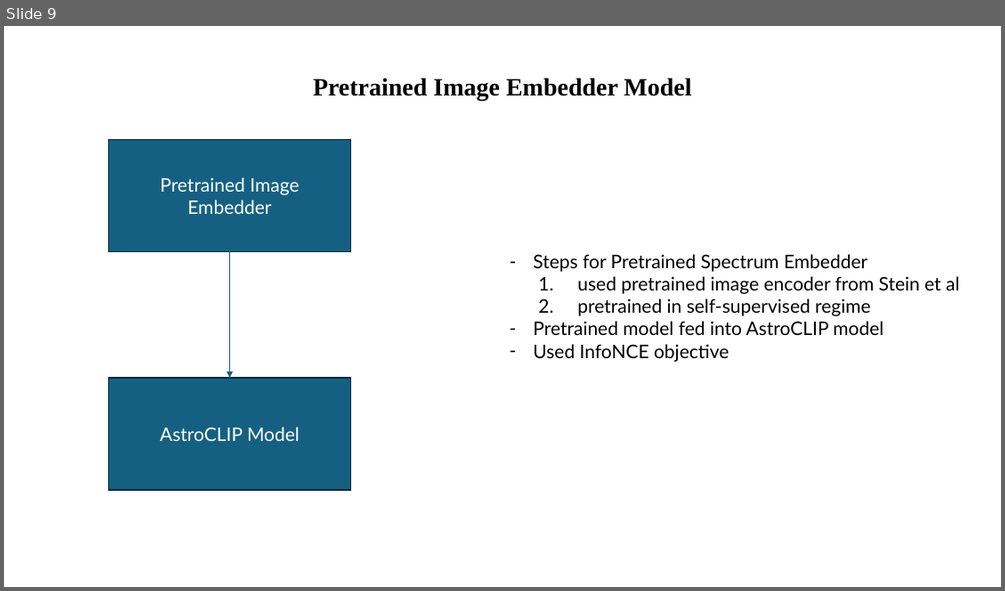
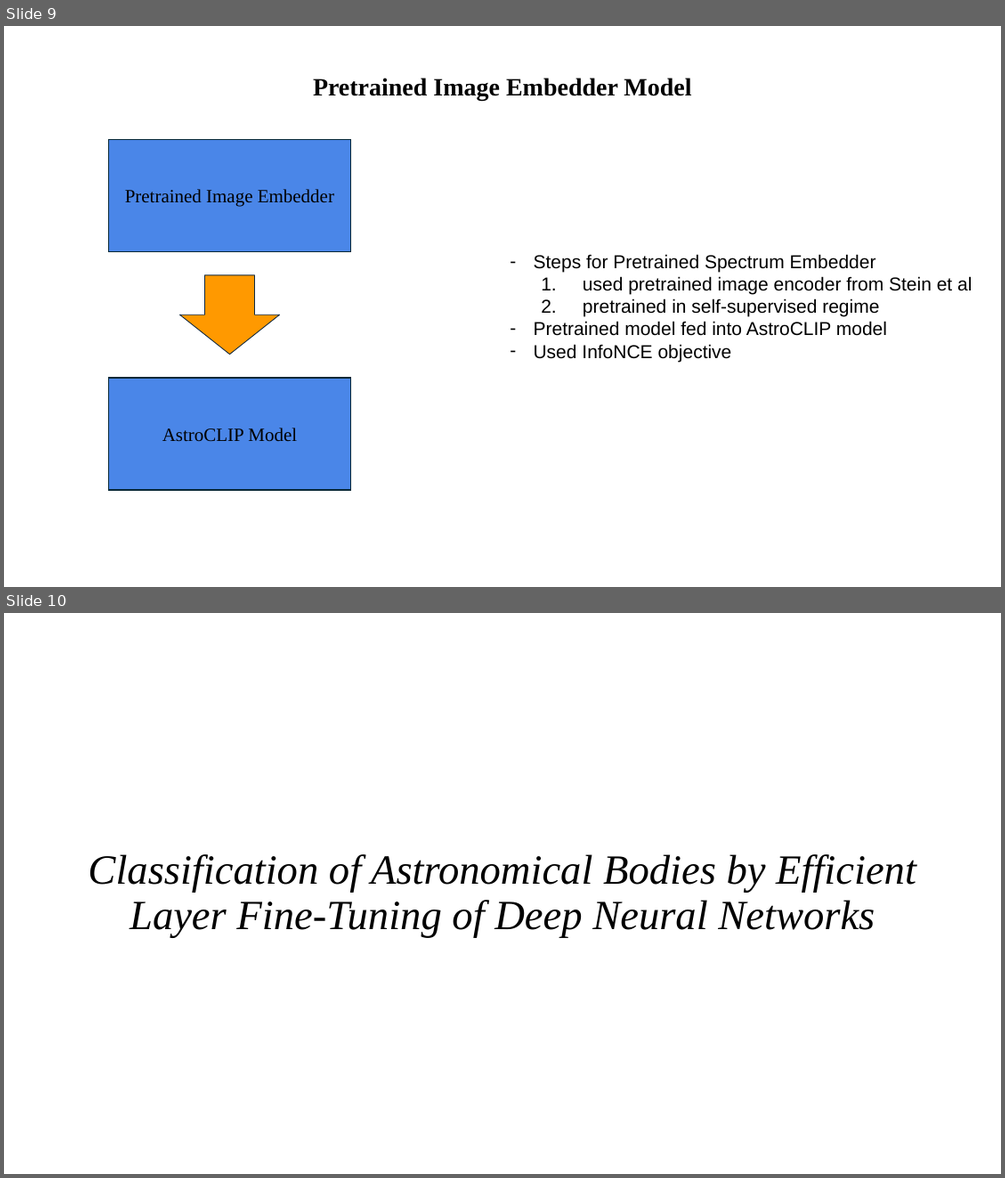
Before and after one commit to Tazering/Research, a slide deck: fox_multimessenger-astronomy/documentation/Model Architectures.pptx. Shown one above the other, each under a label of ours: slide 9 before the commit, slides 9 and 10 after it. The pictures are 1005x591 and 1005x1178 pixels, drawn with LibreOffice and Linux fonts; fonts in the diff are those of the drawing. Boxes give left, top, right and bottom in pixels: in the first picture for what was removed or moved away, otherwise in the second. Text is boxed around its words. In the diff, an @@ line names an element or a change of style, - is before the commit and + after.

```diff
--- a/fox_multimessenger-astronomy/documentation/Model Architectures.pptx
+++ b/fox_multimessenger-astronomy/documentation/Model Architectures.pptx
@@ slide 10 added at [4, 613, 1001, 1174], background #FFFFFF @@
@@ title added at [88, 854, 916, 938], 40 pt, text #000000, italic @@
+Classification of Astronomical Bodies by Efficient Layer Fine-Tuning of Deep Neural Networks
@@ slide 9 changed as well @@
@@ rectangle "Pretrained Image Embedder" at [109, 140, 351, 252]: font Lato to Times New Roman, text colour #FFFFFF to #000000; fill #156082 to #4A86E8; outline #092A39 1.5 pt to #082836 1.5 pt @@
@@ arrow removed from (230, 252) to (230, 378) @@
@@ text "Steps for Pretrained Spectrum Embedder" at [534, 254, 971, 362]: font Lato to Arial @@
@@ down arrow added at [179, 275, 279, 354], fill #FF9900, outline #0E2841 0.75 pt @@
@@ rectangle "AstroCLIP Model" at [109, 378, 351, 490]: font Lato to Times New Roman, text colour #FFFFFF to #000000; fill #156082 to #4A86E8; outline #092A39 1.5 pt to #082836 1.5 pt @@
```
Also in this commit, not shown: 5 other slides changed, 4 other slides added, 4 other files.
